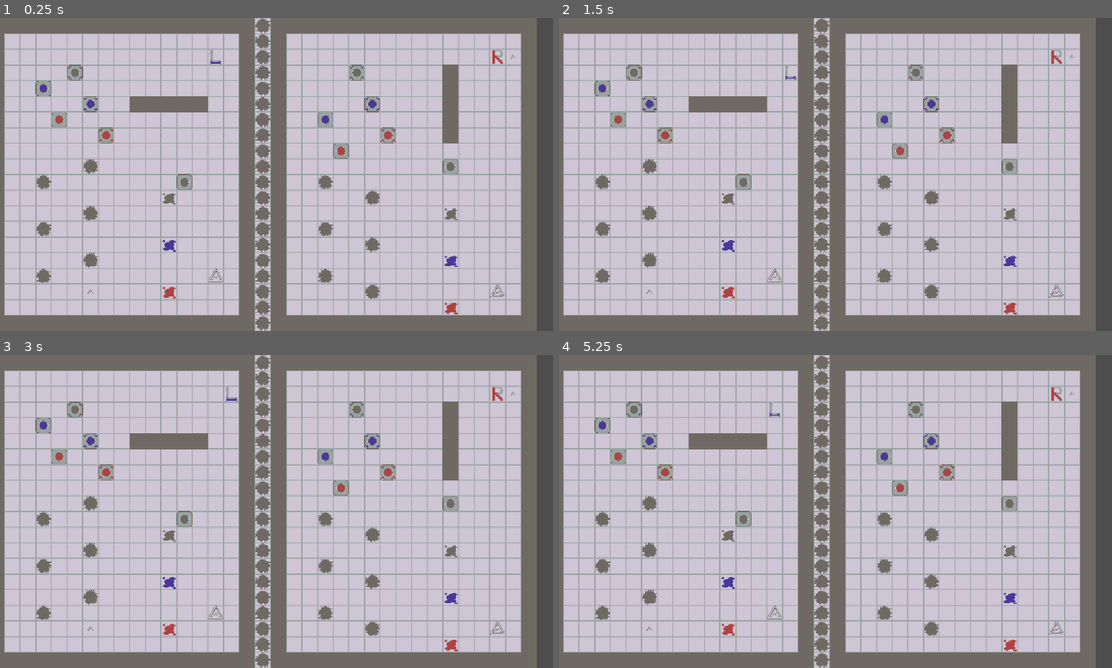
Above: before the commit, frames 1-4 (two rows, left to right).
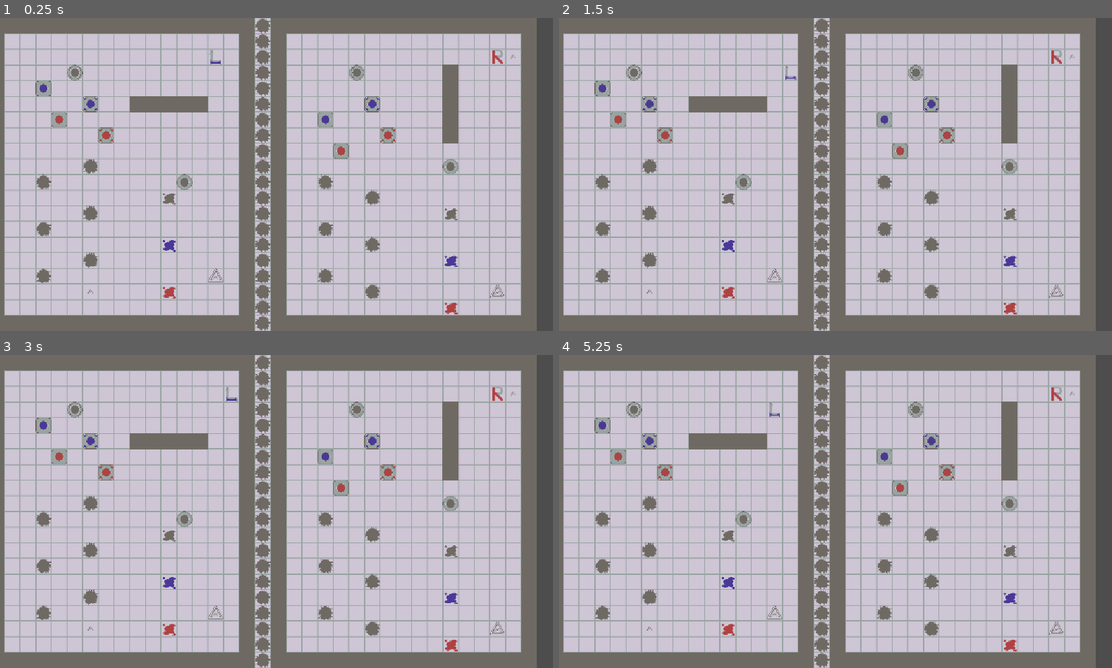
Above: after the commit, the same moments.

Repository: whitsettbe/kcol-f26-gamedevproj-cb
Game: Godot game, scene res://scenes/main.tscn
The game is run twice, just before and just after one commit, with the same random seed, the same clock (stepped at 60 frames per second) and the same inputs.
Inputs:
- Up to frame 1 (0.25 s): no input
- Up to frame 2 (1.5 s): tap Enter at 0.5 s; hold D (L_right) 0.53-1.28 s; tap Space at 1.25 s; hold S (L_down) from 1.28 s (still down)
- Up to frame 3 (3 s): tap Enter at 2 s; release S (L_down) at 2.03 s; hold D (L_right) 2.03-2.78 s; tap Space at 2.75 s; hold W (L_up) from 2.78 s (still down)
- Up to frame 4 (5.25 s): tap Enter at 3.5 s; release W (L_up) at 3.53 s; hold A (L_left) 3.53-5.03 s; tap Space at 4.25 s; hold S (L_down) from 5.03 s (still down)

The runs differ from the first frame. In frame 1, 0.2% of the frame differs, in the area x 12-83%, y 14-55%; in frame 2, 0.2%; in frame 3, 0.2%; in frame 4, 0.2%.

Commit message:
Rolling block sprites aligned

Diff:
--- a/TornAsunder/scripts/level_block_manager.gd
+++ b/TornAsunder/scripts/level_block_manager.gd
@@ -67,4 +67,5 @@
 			# change row based on color
 		+ Vector2i(node.side if node is Player else 0, 0)
 			# change column for Roy (default player is Leo)
+		+ Vector2i(2 if node.rolling else 0, 0)
 	)
